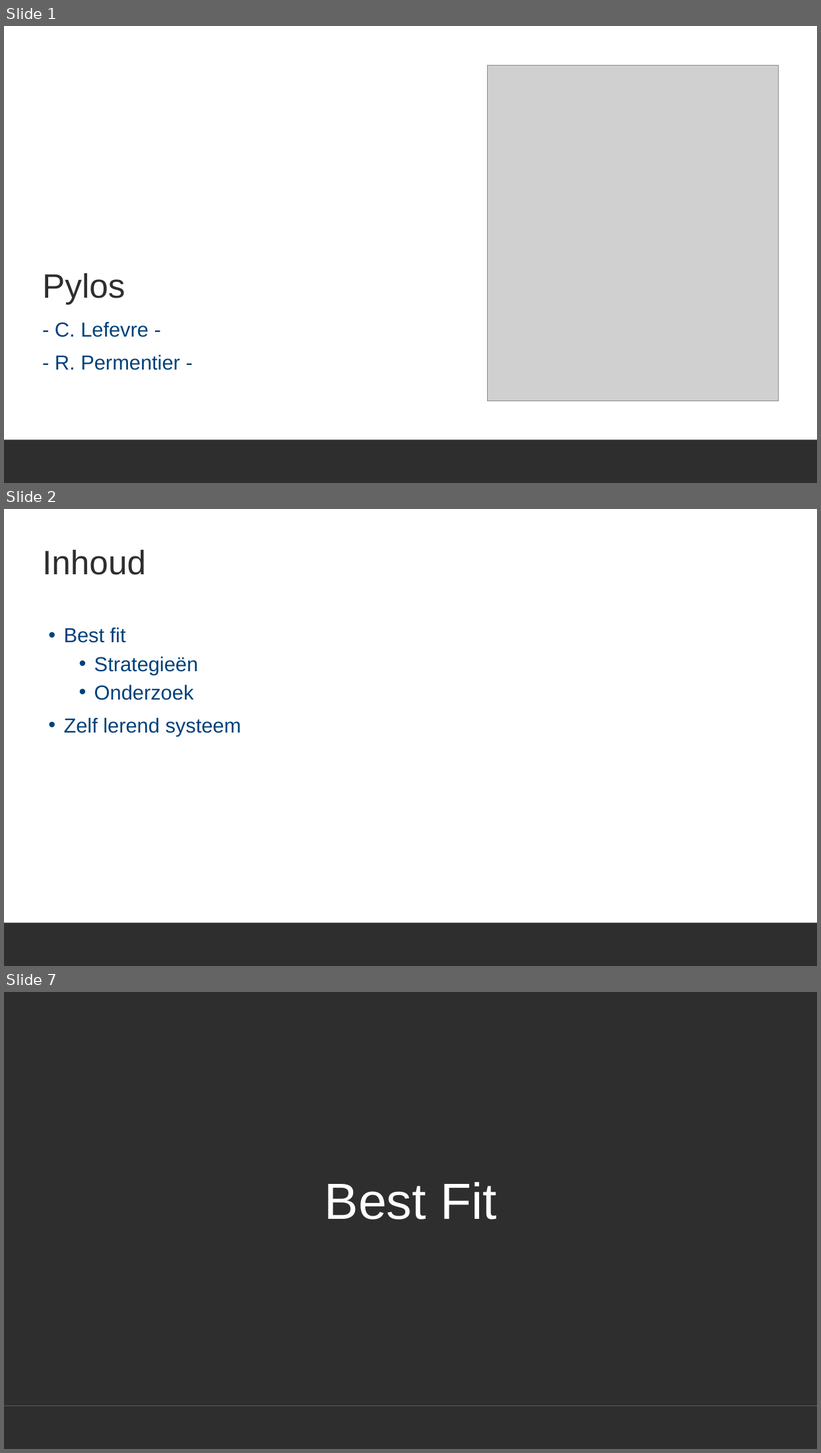
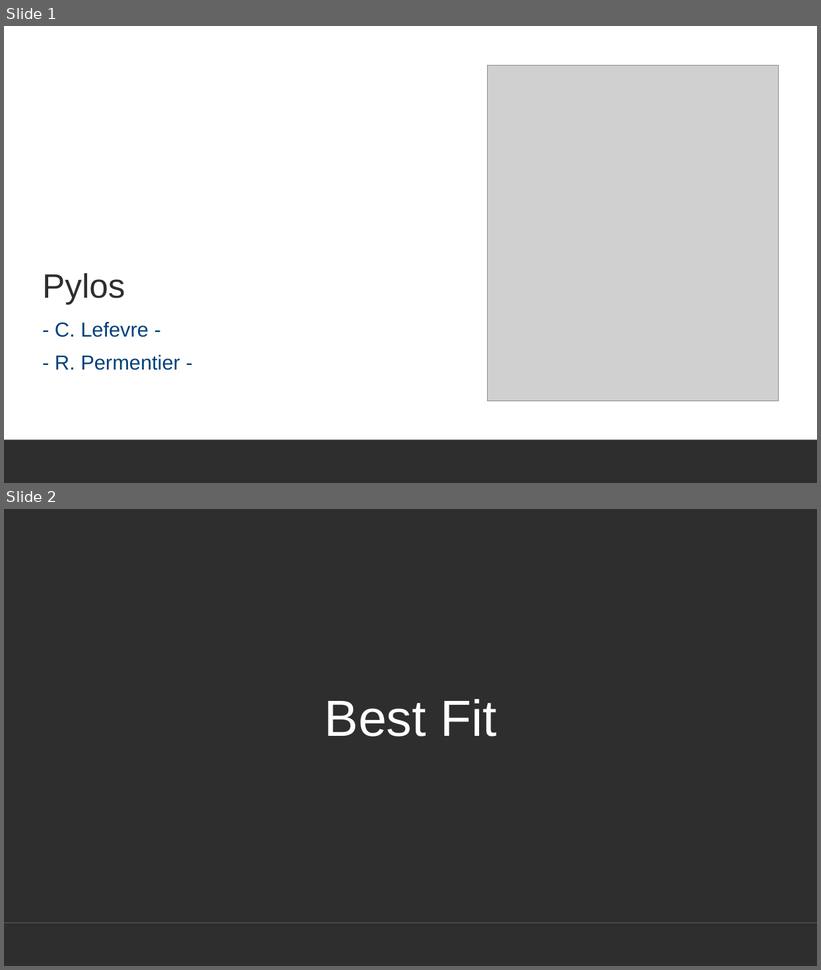
Before and after one commit to ro-per/PylosGamingBot, a slide deck: Presentation.pptx. Shown one above the other, each under a label of ours: slides 1, 2 and 7 before the commit, slides 1 and 2 after it; the slides between them are not shown. The pictures are 821x1453 and 821x970 pixels, drawn with LibreOffice and Linux fonts; fonts in the diff are those of the drawing; grey boxes stand for pictures; background and template pictures are left out. Boxes give left, top, right and bottom in pixels: in the first picture for what was removed or moved away, otherwise in the second. Text is boxed around its words. In the diff, an @@ line names an element or a change of style, - is before the commit and + after.

```diff
--- a/Presentation.pptx
+++ b/Presentation.pptx
@@ slide 2 removed at <box>4,509,817,966</box>, background #FFFFFF; not listed: 1 template element that a slide beside it also shows @@
@@ title removed at <box>42,550,146,575</box> @@
-Inhoud
@@ text removed at <box>64,627,242,736</box> @@
-• Best fit
-  • Strategieën
-  • Onderzoek
-• Zelf lerend systeem
@@ what was slide 7 is now slide 2 @@
```
Also in this commit, not shown: 1 slide changed, 6 slides added, 7 other slides removed.
